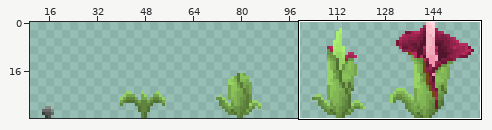
Two versions of one sprite sheet, Hocus Potions/Assets/Resources/Plants/lily.png. Above: a wide view before the commit, with the close-up outlined.
Close-up. Before the edit:
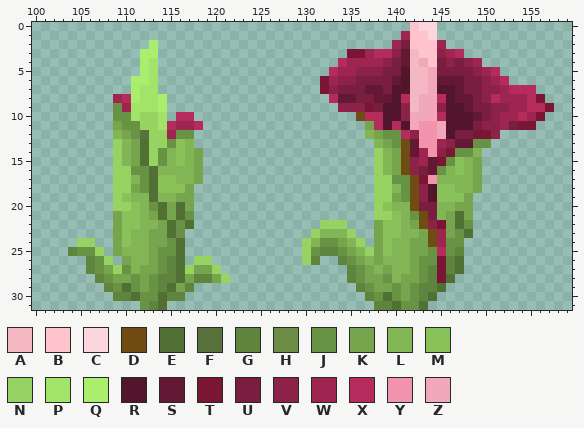
The file is 160x32 pixels. Pixels under 10% opacity are left out. Colours within 5 levels of each other are drawn and written as one. Shown: x 100..159, y 0..31. The wide view leaves out empty margins. The commit also changed other parts of the picture, which this record leaves out.
Palette (. is transparent): A #f3b8c1  B #ffc3cc  C #fdd5dc  D #704c13  E #507034  F #59723b  G #5e843d  H #6d8c45  J #699344  K #76a54d  L #82b555  M #8ac25a  N #97d363  P #a2e36a  Q #a9ee6d  R #53152b  S #631833  T #7a1533  U #7a1e3f  V #8d2248  W #9e2550  X #b42b5c  Y #f394ae  Z #f2a8bb
Pixels before, first column x 104:
 0 ......................................BCC.............
 1 .....................................WBBC.............
 2 .........Q..........................WUBBBW............
 3 ........QQ.....................TTWXXVSABBVWX..........
 4 ........QP....................XWWWWVUSAZBUVUVW........
 5 ........QP...................XWWVVVUURAAZUUUUVWX......
 6 .......QQP..................TWVVUUUUSRAAZSSSUUVWX.....
 7 .......QPP..................TVUUUSSURRAAZRRSUUVVWXXX..
 8 .....WXQPPQ..................XSSUUSSRXAZZXRSSUVXWWWXT.
 9 .....JWPPPQ...................VVVTURRVAZZVRRSUUVVWWXXT
10 .....JJPNNP.XX..................DXXRRVZZZXRRRSUVWWXWT.
11 .....KJJNNPXWWX..................KXRXRZYYZRRRUVVWUTT..
12 .....LKJFNNWJJ...................LKJJXVYYZRUUTTV......
13 .....NLKENNJML....................LKJDSYYWVSSJJ.......
14 .....NLKENJLMLK...................NLKDSWYVTJJL........
15 .....NLKENJLMLK...................NLKDVWSTJMLK........
16 .....NNJJELLLLK...................NLKDVUSJLMLK........
17 .....NNLJEMMLLK...................NNJJDTYLLLLK........
18 .....NNKJEMMMK....................NNLJDVRMMLLK........
19 .....NMLLELLKK....................NNKJDVRMMMK.........
20 .....NNMLJEKEK....................NMLLDUULLKK.........
21 .....KMMLKEKEJ....................NNMLJDULKEK.........
22 .....KMMLLKEJE..............NNN...KMMLKDVTKEJ.........
23 .....KMLLKKEH..............NLLLN..KMMLLKDWKJE.........
24 .NN..KMLLKKJE.............NLJJKLN.KMLLKKDWJJ..........
25 GJJN.KLLLKJJE.............NJGGJKLNKMLLKKJXJG..........
26 ..GJN.KLLKJGE.NN..........NG..GJKLKLLLKJJTGE..........
27 ..GJKNJLKKJGENKKN..............GJKLKLLKJGTGE..........
28 ...GJKKJKJGGEKGGKN.............GJKKJLKKJGTE...........
29 ....GJEJKJGEKG..................GJKKJKJGGE............
30 .....GGEJJEGG....................GJEJKJGE.............
31 ........JGE.......................GGEJJE..............
And afterwards:
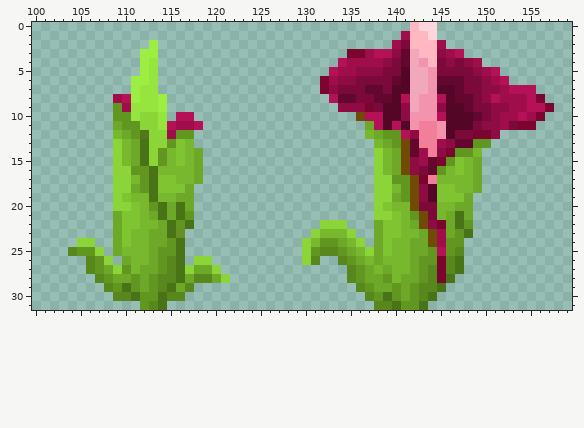
Difference:
colour A: #f3b8c1 -> #f2a8bb
colour B: #ffc3cc -> #ffb7c2
colour D: #704c13 -> #714b05
colour E: #507034 -> #497317
colour F: #59723b -> #54761d
colour G: #5e843d -> #57871d
colour H: #6d8c45 -> #679023
colour J: #699344 -> #619621
colour K: #76a54d -> #6da828
colour L: #82b555 -> #78b82e
colour M: #8ac25a -> #7fc531
colour N: #97d363 -> #8cd539
colour P: #a2e36a -> #96e53e
colour Q: #a9ee6d -> #9cef40
colour R: #53152b -> #540627
colour S: #631833 -> #64072f
colour T: #7a1533 -> #7b052f
colour U: #7a1e3f -> #7b0a3a
colour V: #8d2248 -> #8e0c43
colour W: #9e2550 -> #9f0e4b
colour X: #b42b5c -> #b51156
colour Y: #f394ae -> #f17f9a
colour Z: #f2a8bb -> #f394ae
Changed places in both close-ups, as pixel boxes (x1, y1, x2, y2):
changed: (302, 22, 554, 310)
changed: (68, 40, 230, 310)
